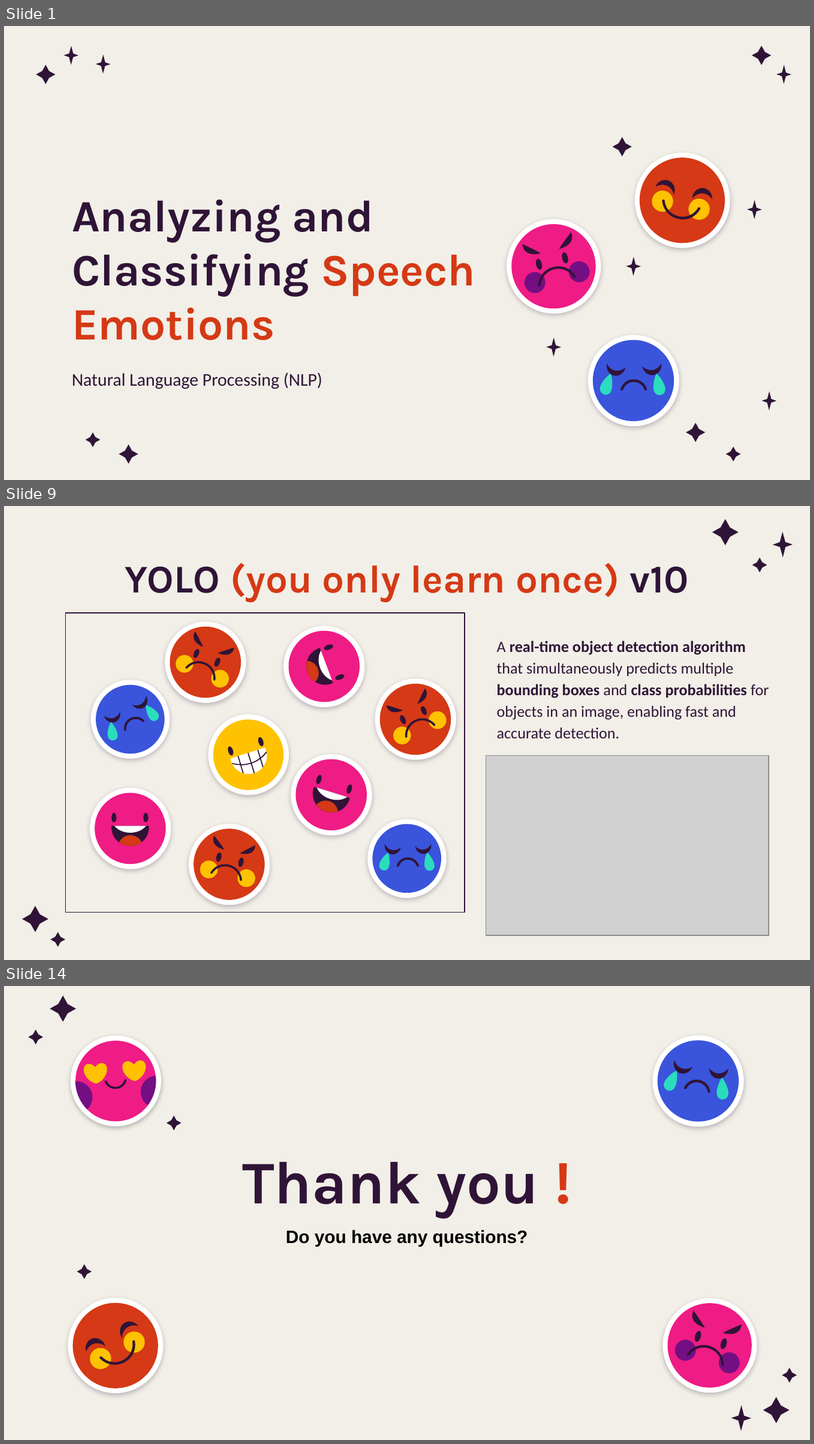
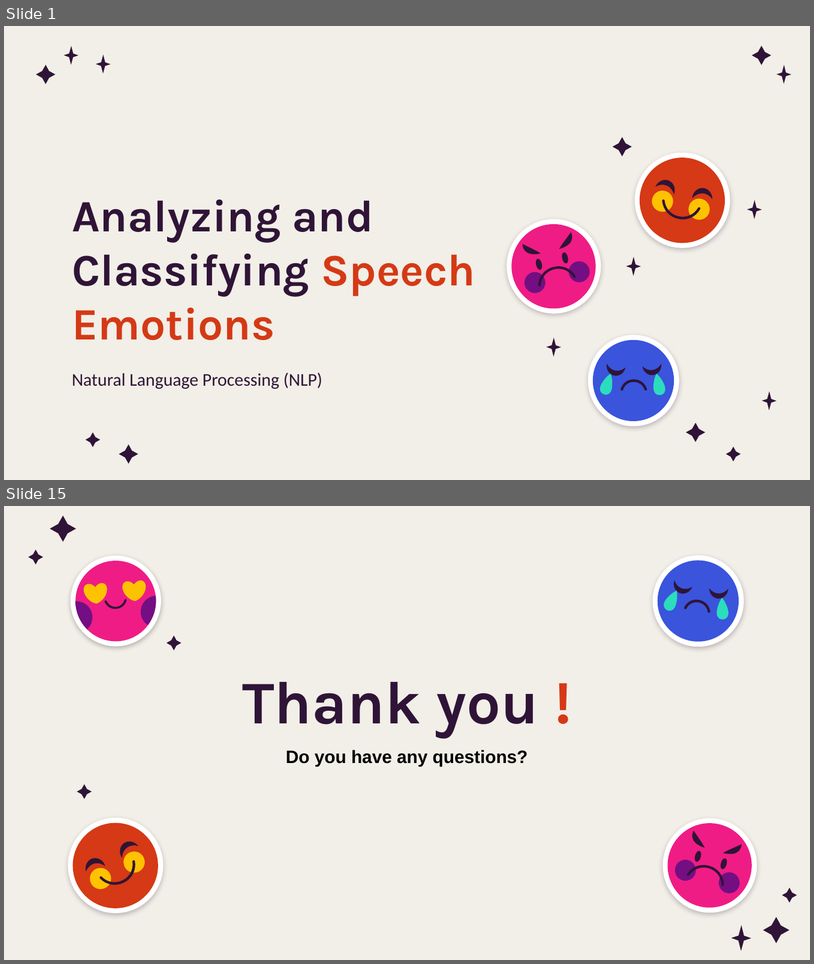
Before and after one commit to Dalia222/analyzing-speach-emotions, a slide deck: ppt.pptx. Shown one above the other, each under a label of ours: slides 1, 9 and 14 before the commit, slides 1 and 15 after it; the slides between them are not shown. The pictures are 814x1444 and 814x964 pixels, drawn with LibreOffice and Linux fonts; fonts in the diff are those of the drawing; grey boxes stand for pictures; background and template pictures are left out. Boxes give left, top, right and bottom in pixels: in the first picture for what was removed or moved away, otherwise in the second. Text is boxed around its words. In the diff, an @@ line names an element or a change of style, - is before the commit and + after.

```diff
--- a/ppt.pptx
+++ b/ppt.pptx
@@ slide 9 removed at bbox=[4, 506, 810, 960], background picture (left out) @@
@@ title removed at bbox=[125, 563, 689, 602] @@
-YOLO (you only learn once) v10
@@ rectangle removed at bbox=[65, 612, 464, 912] @@
@@ group removed at bbox=[159, 615, 252, 709]: 9 freeform shapes @@
@@ subtitle removed at bbox=[497, 640, 769, 738] @@
-A real-time object detection algorithm that simultaneously predicts multiple bounding boxes and class probabilities for objects in an image, enabling fast and accurate detection.
@@ group removed at bbox=[278, 621, 370, 712]: 7 freeform shapes @@
@@ group removed at bbox=[369, 672, 463, 766]: 9 freeform shapes @@
@@ group removed at bbox=[84, 673, 176, 765]: 7 freeform shapes @@
@@ group removed at bbox=[211, 716, 287, 792]: 6 freeform shapes @@
@@ picture removed at bbox=[486, 755, 769, 935] @@
@@ group removed at bbox=[287, 750, 376, 839]: 7 freeform shapes @@
@@ group removed at bbox=[95, 792, 166, 863]: 7 freeform shapes @@
@@ group removed at bbox=[186, 822, 272, 907]: 9 freeform shapes @@
@@ group removed at bbox=[359, 810, 455, 906]: 7 freeform shapes @@
@@ group removed at bbox=[22, 519, 794, 946]: 5 freeform shapes @@
@@ what was slide 14 is now slide 15 @@
```
Also in this commit, not shown: 5 slides changed, 8 slides added, 6 other slides removed, 1 other file.
